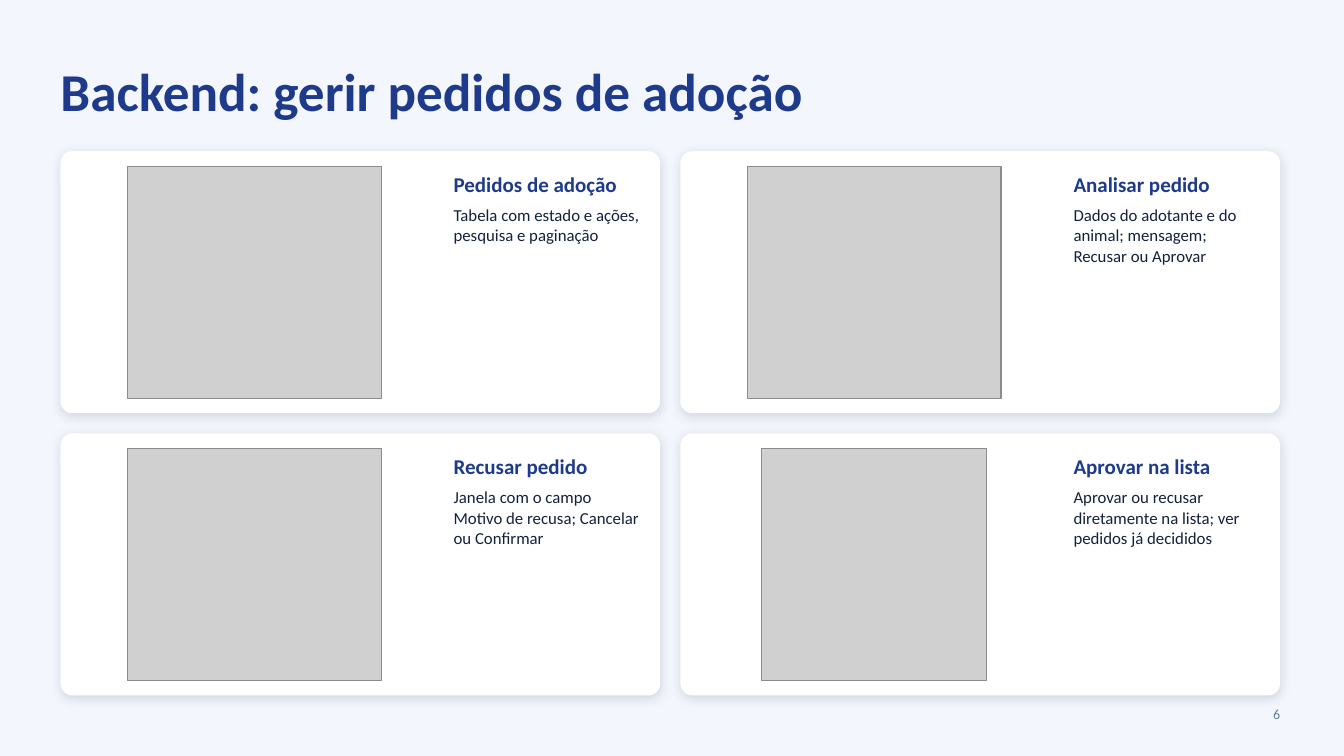
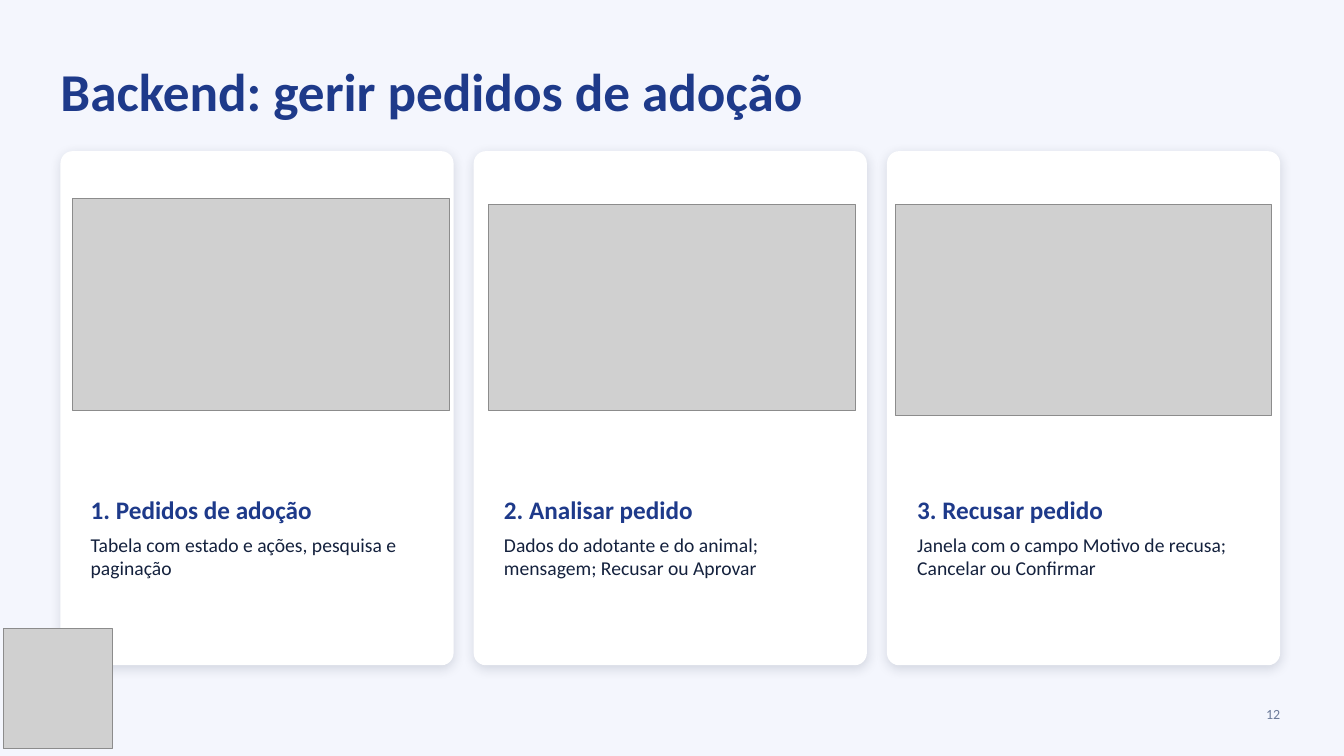
Before and after one commit to Alex180303/ProjetoPSI, a slide deck: slide 12 of ProjetoPSI_Apresentacao.pptx (slide 6 before the commit). Drawn at 1344x756 pixels with LibreOffice and Linux fonts; fonts in the diff are those of the drawing; grey boxes stand for pictures. Boxes give left, top, right and bottom in pixels: in the first picture for what was removed or moved away, otherwise in the second. Text is boxed around its words. In the diff, an @@ line names an element or a change of style, - is before the commit and + after.

```diff
--- a/ProjetoPSI_Apresentacao.pptx
+++ b/ProjetoPSI_Apresentacao.pptx
@@ rounded rectangle: place and size @@
-rounded rectangle at (60,151,660,413)
+rounded rectangle at (60,151,454,665)
@@ rounded rectangle: place and size @@
-rounded rectangle at (681,151,1280,413)
+rounded rectangle at (474,151,867,665)
@@ picture removed at (748,166,1001,398) @@
@@ proportions changed in 3 elements at (60,151,454,665), (474,151,867,665), (887,151,1280,665) @@
@@ rounded rectangle: place and size @@
-rounded rectangle at (60,434,660,696)
+rounded rectangle at (887,151,1280,665)
@@ picture: place and size @@
-picture at (127,166,381,398)
+picture at (73,199,450,410)
@@ picture added at (489,205,856,411) @@
@@ picture added at (895,205,1271,416) @@
@@ picture removed at (127,449,382,681) @@
@@ rounded rectangle removed at (681,434,1280,696) @@
@@ picture removed at (762,449,987,681) @@
@@ text removed at (1074,459,1240,547) @@
-Aprovar na lista
-Aprovar ou recusar diretamente na lista; ver pedidos já decididos
@@ text at (91,501,312,524): text changed; size 15 to 18 pt @@
-Pedidos de adoção
+1. Pedidos de adoção
@@ text "1. Pedidos de adoção": place and size @@
-text "1. Pedidos de adoção" at (454,177,639,244)
+text "1. Pedidos de adoção" at (91,501,396,579)
@@ text at (504,501,693,523): text changed; size 15 to 18 pt @@
-Analisar pedido
+2. Analisar pedido
@@ text "2. Analisar pedido": place and size @@
-text "2. Analisar pedido" at (1074,177,1237,265)
+text "2. Analisar pedido" at (504,501,758,579)
@@ text at (917,501,1103,523): text changed; size 15 to 18 pt @@
-Recusar pedido
+3. Recusar pedido
@@ text "3. Recusar pedido": place and size @@
-text "3. Recusar pedido" at (454,459,639,544)
+text "3. Recusar pedido" at (917,501,1226,575)
@@ text at (91,538,396,579): size 12 to 14 pt in "Tabela com estado e ações, pesquisa e ..." @@
@@ text at (504,538,758,579): size 12 to 14 pt in "Dados do adotante e do animal; mensagem; ..." @@
@@ text at (917,538,1226,575): size 12 to 14 pt in "Janela com o campo Motivo de recusa; ..." @@
@@ picture added at (3,628,112,749) @@
@@ page number at (1266,710,1280,719): text changed @@
-6
+12
```
Also in this commit, not shown: 5 other slides changed, 8 slides added, 1 slide removed, 4 other files.
